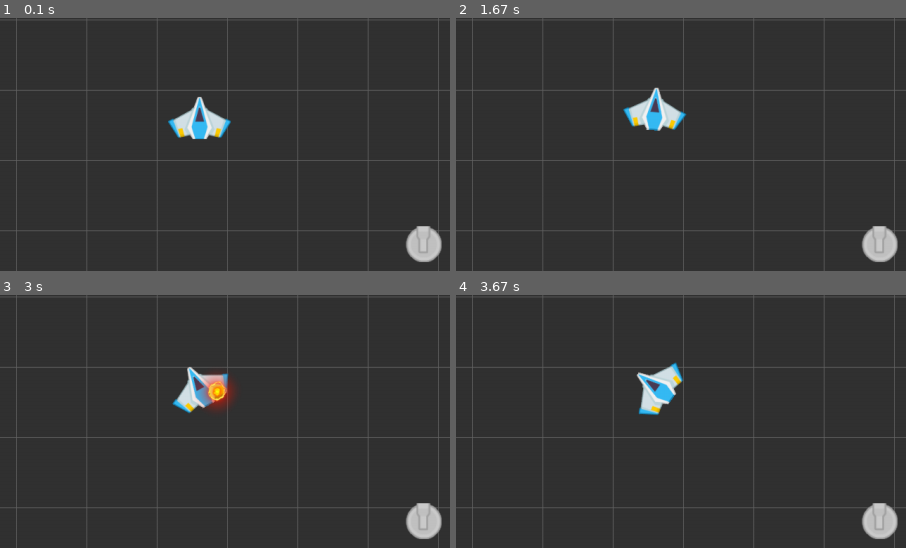
Above: before the commit, frames 1-4 (two rows, left to right).
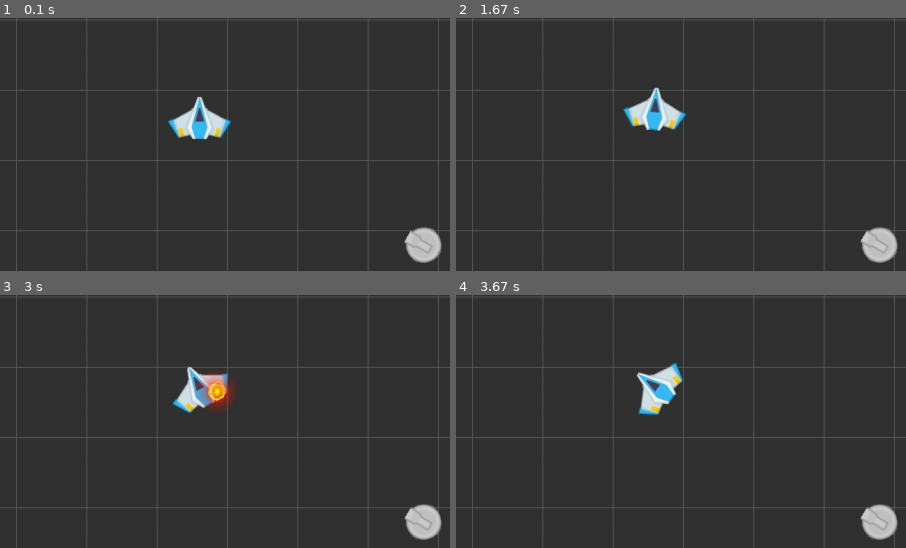
Above: after the commit, the same moments.

Repository: genericprogrammerdude/pygamengn
Game: pygame game, started from main.py
Two runs of this game, one before a commit and one after it. Both use one fixed random seed, a clock stepped at 60 frames per second and the inputs below.
Inputs:
- Up to frame 1 (0.1 s): no input
- Up to frame 2 (1.67 s): tap E at 0.33 s; tap F at 0.67 s
- Up to frame 3 (3 s): hold S 2-2.47 s; hold D from 2.5 s (still down); tap F at 2.57, 2.87 s
- Up to frame 4 (3.67 s): release D at 3.13 s; hold S 3.17-3.53 s; tap F at 3.23, 3.63 s; hold D from 3.57 s (still down)
The pictures show only the part of the screen within x 28-78%, y 30-80%; the shares and areas given below are measured in that part.

The runs differ from the first frame. In frame 1, 0.2% of the frame differs, in the area x 89-99%, y 82-97%; in frame 2, 0.2%; in frame 3, 0.2%; in frame 4, 0.2%.

Commit message:
Removed call to pygame.as_polar() because it's expensive AF.

Diff:
--- a/GameEngine/turret.py
+++ b/GameEngine/turret.py
@@ -1,3 +1,5 @@
+import math
+
 from game_object import GameObject
 from projectile import Projectile
 
@@ -19,18 +21,19 @@
     def update(self, delta):
         super().update(delta)
 
+        fire_dir = self.target.pos - self.pos
+        heading = math.degrees(math.atan2(fire_dir[0], fire_dir[1]) - math.pi)
+        self.set_heading(heading)
+
         self.time_since_last_fire = self.time_since_last_fire + delta
         if self.time_since_last_fire >= self.fire_freq and self.target != None:
             self.fire()
 
     def fire(self):
         """Fires a Projectile at the target."""
-        fire_dir = self.target.pos - self.pos
-        _, heading = fire_dir.as_polar()
-
         projectile = Projectile(self.projectile_image)
         projectile.set_pos(self.pos)
-        projectile.set_heading(270 - heading)
+        projectile.set_heading(self.heading)
         projectile.transform()
         projectile.set_velocity(500)
 
